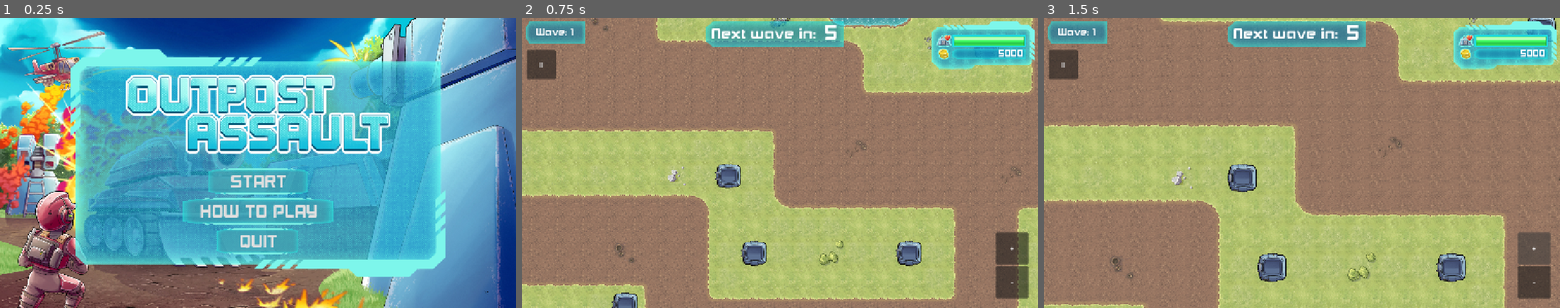
Above: before the commit, frames 1-3 (left to right).
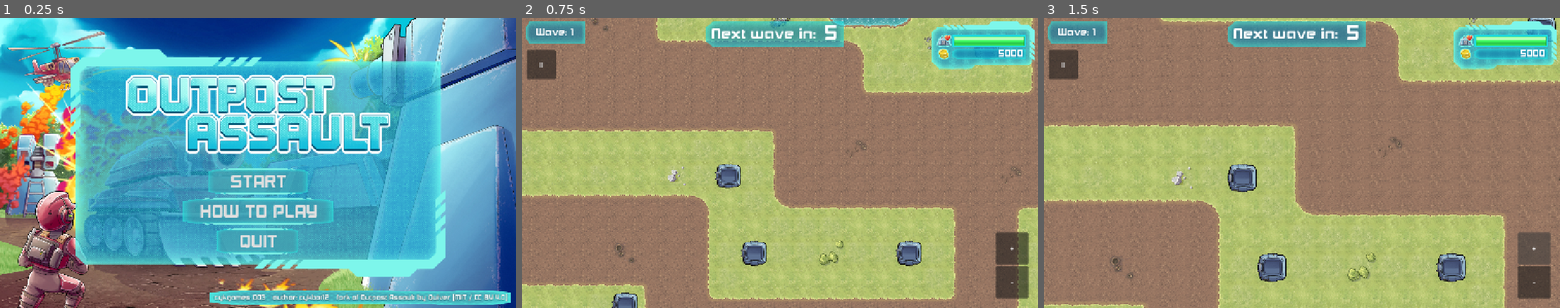
Above: after the commit, the same moments.

Repository: cykgames/003-outpost
Game: Godot game, scene res://interfaces/UI/menu/menu.tscn
Two runs of this game, one before a commit and one after it. Both use one fixed random seed, a clock stepped at 60 frames per second and the inputs below.
Inputs:
- Up to frame 1 (0.25 s): no input
- Up to frame 2 (0.75 s): click "START" at 0.5 s
- Up to frame 3 (1.5 s): click "+" at 1.25 s

The runs differ from the first frame. In frame 1, 2.7% of the frame differs, in the area x 40-99%, y 94-99%; in frame 2, nothing differs; in frame 3, nothing differs.

Commit message:
003-outpost: in-game author credit (cykbot12), touch HowToPlay, handoff README

Diff:
--- a/interfaces/UI/menu/menu.gd
+++ b/interfaces/UI/menu/menu.gd
@@ -3,6 +3,17 @@
 
 @onready var menu_panel := $PanelContainer as PanelContainer
 @onready var how_to_play := $HowToPlay as Panel
+
+
+func _ready() -> void:
+	# Upstream HowToPlay shows desktop mouse instructions; on touch devices
+	# swap them for the mobile control scheme (drag pan, button zoom, pause).
+	if DisplayServer.is_touchscreen_available():
+		$HowToPlay/Sections/Controls/Description/MouseImg.hide()
+		$HowToPlay/Sections/Controls/Description/Labels/Select.text = "Tap: select / build"
+		$HowToPlay/Sections/Controls/Description/Labels/MoveCamera.text = "Drag: move camera"
+		$HowToPlay/Sections/Controls/Description/Labels/Zoom.text = "+ / - buttons: zoom"
+		$HowToPlay/Sections/Controls/Description/Labels/Esc.text = "II or back: pause"
 
 
 func _on_start_pressed() -> void:
--- a/interfaces/UI/menu/menu.tscn
+++ b/interfaces/UI/menu/menu.tscn
@@ -76,6 +76,27 @@
 theme_override_font_sizes/font_size = 42
 text = "   QUIT   "
 
+[node name="AuthorCredit" type="Label" parent="."]
+layout_mode = 1
+anchors_preset = 3
+anchor_left = 1.0
+anchor_top = 1.0
+anchor_right = 1.0
+anchor_bottom = 1.0
+offset_left = -760.0
+offset_top = -30.0
+offset_right = -12.0
+offset_bottom = -8.0
+grow_horizontal = 0
+grow_vertical = 0
+theme_override_colors/font_color = Color(1, 1, 1, 0.9)
+theme_override_colors/font_outline_color = Color(0, 0, 0, 0.7)
+theme_override_constants/outline_size = 2
+theme_override_font_sizes/font_size = 16
+text = "cykgames 003 · author: cykbot12 · fork of Outpost Assault by Quiver (MIT / CC BY 4.0)"
+horizontal_alignment = 2
+vertical_alignment = 1
+
 [node name="HowToPlay" type="Panel" parent="." unique_id=2131493880]
 visible = false
 layout_mode = 0
--- a/project.godot
+++ b/project.godot
@@ -11,7 +11,8 @@
 [application]
 
 config/name="Outpost Assault"
-config/description="2D tile-based tower defense: place gatling/single/missile turrets and survive 3 waves of infantry, tanks and helicopters. Mobile touch adaptation of Quiver's Outpost Assault (MIT)."
+config/version="0.1.0"
+config/description="2D tile-based tower defense: place gatling/single/missile turrets and survive 3 waves of infantry, tanks and helicopters. Mobile touch adaptation of Quiver's Outpost Assault (MIT) by cykbot12 (cykgames 003)."
 run/main_scene="res://interfaces/UI/menu/menu.tscn"
 config/features=PackedStringArray("4.7", "GL Compatibility")
 config/icon="res://icon.png"
Binary file added: docs/screenshots/a57_menu.png
Not shown, added: docs/screenshots/a57_menu.png.import
Not shown, added: docs/screenshots/game_over.png.import
Not shown, added: docs/screenshots/gameplay.png.import
Not shown, added: docs/screenshots/menu.png.import
Not shown, changed: docs/CHECKPOINT.md
